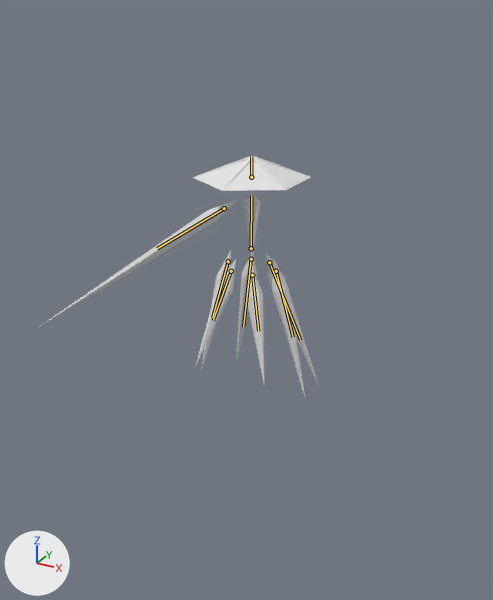
What one commit did to the Blender file Enemies/Clarity.blend.
Both versions are drawn from a camera (50 mm lens) standing at (36.9, -68.5, 31.8) and looking at (2.0, -5.0, 0.1). Lighting does not change. The marker at lower left points along +X, +Y and +Z. The first picture is the older version. The bones that bend it are drawn over the model as lines.

Objects in the first picture: 'Arm', 'BackLeft', 'BackRight', 'Center', 'FrontLeft', 'FrontRight', 'Hat', 'MiddleLeft', 'MiddleRight'.
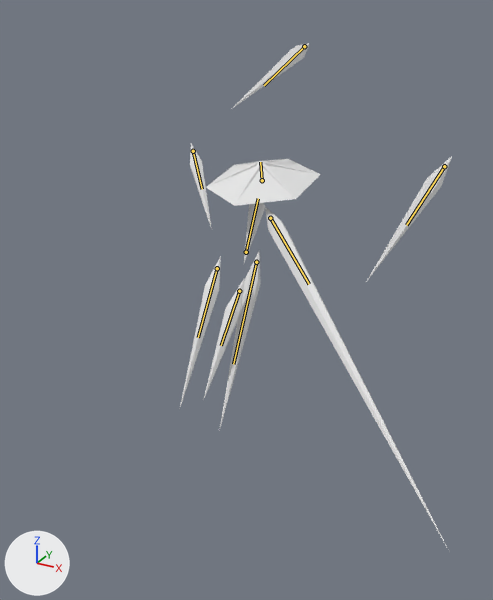
Commit message: Parry Countercombo Reworked to Retreat Combo

The newer file adds an action. The first version stands in its rest pose; the second is drawn at frame 80 of the action 'RetreatComboShardShots'.

Changed parts and their boxes [x1, y1, x2, y2] in the pictures (493 x 600 px):
'Arm', posed (8% narrower, 166% taller)
    before: [39, 200, 237, 327]
    after: [265, 207, 447, 547]
'Hat', posed (33% taller)
    before: [193, 156, 311, 191]
    after: [206, 159, 321, 206]
'MiddleLeft', posed (156% wider, 9% shorter)
    before: [272, 258, 305, 397]
    after: [366, 156, 452, 282]
'FrontLeft', posed (121% wider)
    before: [246, 263, 264, 383]
    after: [203, 279, 244, 400]
'BackLeft', posed (22% narrower, 34% taller)
    before: [266, 253, 319, 386]
    after: [219, 252, 260, 431]
'FrontRight', posed (45% narrower, 19% shorter)
    before: [195, 260, 236, 367]
    after: [190, 143, 212, 229]
'MiddleRight', posed (39% wider, 30% taller)
    before: [201, 251, 231, 369]
    after: [179, 256, 221, 410]
'BackRight', posed (255% wider, 41% shorter)
    before: [236, 253, 257, 363]
    after: [233, 43, 310, 108]
'Center', posed
    before: [244, 194, 261, 258]
    after: [244, 203, 265, 263]
bone 'Center', root to tip
    before: (251, 248) to (251, 195)
    after: (246, 252) to (258, 198)
bone 'Hat', root to tip
    before: (251, 177) to (251, 156)
    after: (262, 180) to (260, 162)
bone 'Arm', root to tip
    before: (224, 208) to (157, 248)
    after: (270, 218) to (309, 284)
bone 'Middle.L', root to tip
    before: (276, 271) to (293, 337)
    after: (444, 166) to (406, 225)
bone 'Front.L', root to tip
    before: (252, 275) to (258, 331)
    after: (239, 291) to (221, 345)
bone 'Back.L', root to tip
    before: (269, 262) to (300, 340)
    after: (256, 262) to (233, 364)
bone 'Middle.R', root to tip
    before: (228, 261) to (212, 317)
    after: (217, 268) to (198, 337)
bone 'Front.R', root to tip
    before: (231, 271) to (213, 320)
    after: (193, 151) to (202, 189)
bone 'Back.R', root to tip
    before: (251, 259) to (243, 326)
    after: (304, 46) to (264, 85)

The edits, one by one:
Bone 'Center' (bone_center) moves from (0.0, 0.0, 0.0) to (0.04, 0.0, 1.4).
Bone 'Center' (bone_center) turns from (0, 0, 0) to (-28, 0, 0) degrees about its own x, y and z.
Bone 'Hat' (bone_hat) turns from (0, 0, 0) to (39, -1, 0) degrees about its own x, y and z.
Bone 'Arm' (bone_arm) moves from (0.0, 0.0, 0.0) to (-4.19, -5.75, 2.58).
Bone 'Arm' (bone_arm) turns from (0, 0, 0) to (152, 9, -77) degrees about its own x, y and z.
Bone 'Middle.L' (bone_middle_l) moves from (0.0, 0.0, 0.0) to (-17.2, -6.22, -16.13).
Bone 'Middle.L' (bone_middle_l) turns from (0, 0, 0) to (41, -26, -59) degrees about its own x, y and z.
Bone 'Front.L' (bone_front_l) moves from (0.0, 0.0, 0.0) to (0.58, 1.61, 2.19).
Bone 'Front.L' (bone_front_l) turns from (0, 0, 0) to (20, -15, -23) degrees about its own x, y and z.
Bone 'Back.L' (bone_back_l) moves from (0.0, 0.0, 0.0) to (-0.07, -1.95, 2.67).
Bone 'Back.L' (bone_back_l) turns from (0, 0, 0) to (48, -2, -17) degrees about its own x, y and z.
Bone 'Middle.R' (bone_middle_r) moves from (0.0, 0.0, 0.0) to (-0.1, -0.1, 2.86).
Bone 'Middle.R' (bone_middle_r) turns from (0, 0, 0) to (38, 29, 36) degrees about its own x, y and z.
Bone 'Front.R' (bone_front_r) moves from (0.0, 0.0, 0.0) to (17.58, -9.25, -14.51).
Bone 'Front.R' (bone_front_r) turns from (0, 0, 0) to (26, 22, 60) degrees about its own x, y and z.
Bone 'Back.R' (bone_back_r) moves from (0.0, 0.0, 0.0) to (6.89, -17.81, -21.54).
Bone 'Back.R' (bone_back_r) turns from (0, 0, 0) to (88, -6, 20) degrees about its own x, y and z.
